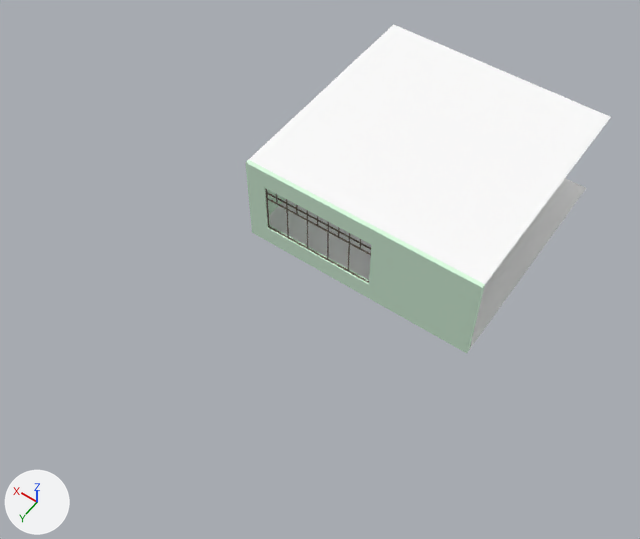
Before and after pictures for a commit that changed the glTF model src/viz/models/mornings/house.glb.
Both versions are drawn from a camera (50 mm lens) standing at (-65.5, 136.4, 166.5) and looking at (5.1, 37.6, 11.2). Arrows for +X, +Y and +Z are at lower left; the lights stay in place. Where no turn or scale is listed for an object, it has been applied to the vertices.

The first picture shows 'house_ceiling', 'house_floor', 'house_walls', 'house_window_structure'.
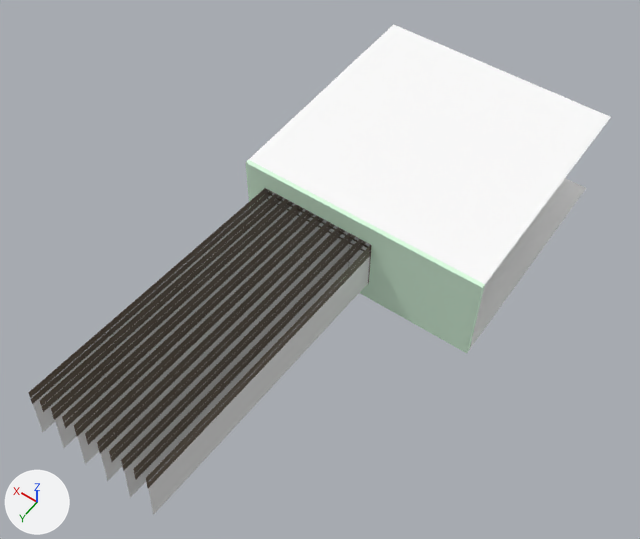
Changed parts and their boxes [x1, y1, x2, y2] in the pictures (640 x 539 px):
```json
{"object": "god_rays_top", "change": "added", "after": [28, 188, 371, 488]}
{"object": "god_rays_bottom", "change": "added", "after": [33, 193, 370, 515]}
```

The change, as JSON lines over the scene's bpy script:
```json
{"op": "add", "block": "mat_material", "code": ["mat_material = principled_material('Material')", "mat_material.base_color = (0.8, 0.8, 0.8)  # white #e7e7e7"]}
{"op": "add", "block": "me_cube_003", "code": ["me_cube_003 = bpy.data.meshes.new('Cube.003')", "me_cube_003.from_pydata(...)  # 88 vertices, 44 faces; spans x -0.7..27.9, y -70.1..70.3, z -9.5..7.0", "me_cube_003.materials.append(mat_house_window_structure_mat)  # brown #605445"]}
{"op": "add", "block": "me_cube_000", "code": ["me_cube_000 = bpy.data.meshes.new('Cube.000')", "me_cube_000.from_pydata([(5.0, 71.8, -6.7), (5.0, -69.0, -9.5), (5.0, -68.1, -19.4), (5.0, 70.9, 3.3), (-0.6, 71.8, -6.7), (-0.6, -69.0, -9.5), (-0.6, -68.1, -19.4), (-0.6, 70.9, 3.3), (10.7, 71.8, -6.7), (10.7, -69.0, -9.5), (10.7, -68.1, -19.4), (10.7, 70.9, 3.3), (16.5, 71.8, -6.7), (16.5, -69.0, -9.5), (16.5, -68.1, -19.4), (16.5, 70.9, 3.3), (22.2, 71.8, -6.7), (22.2, -69.0, -9.5), (22.2, -68.1, -19.4), (22.2, 70.9, 3.3), (27.9, 71.8, -6.7), (27.9, -69.0, -9.5), (27.9, -68.1, -19.4), (27.9, 70.9, 3.3)], [], [(0, 1, 2), (3, 1, 0), (4, 5, 6), (7, 5, 4), (8, 9, 10), (11, 9, 8), (12, 13, 14), (15, 13, 12), (16, 17, 18), (19, 17, 16), (20, 21, 22), (23, 21, 20)])", "me_cube_000.materials.append(mat_material)  # white #e7e7e7"]}
{"op": "add", "block": "ob_god_rays_top", "code": ["ob_god_rays_top = bpy.data.objects.new('god_rays_top', me_cube_003)", "ob_god_rays_top.location = (-3.1, 30.7, 19.2)"]}
{"op": "add", "block": "ob_god_rays_bottom", "code": ["ob_god_rays_bottom = bpy.data.objects.new('god_rays_bottom', me_cube_000)", "ob_god_rays_bottom.location = (-3.1, 30.0, 19.1)"]}
```
